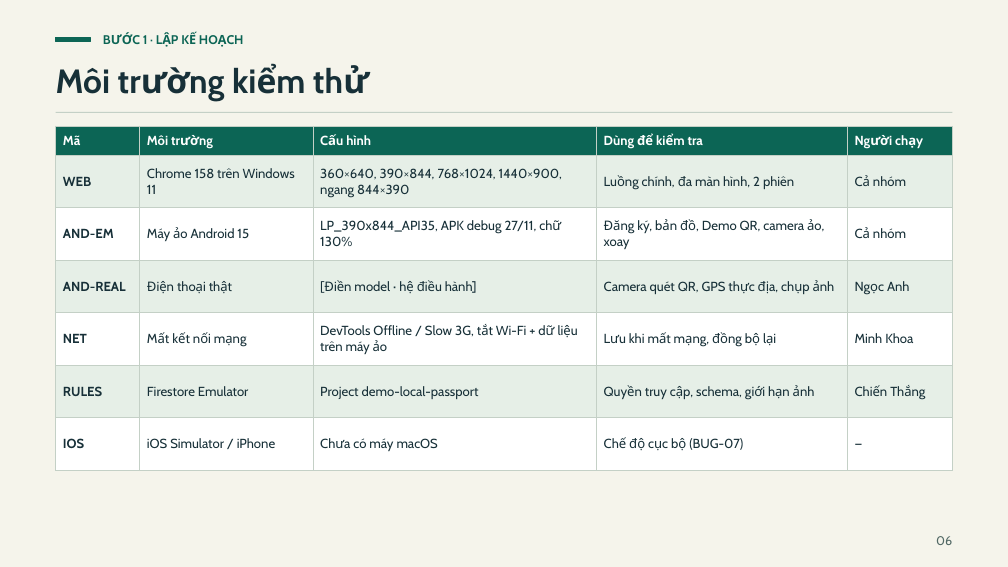
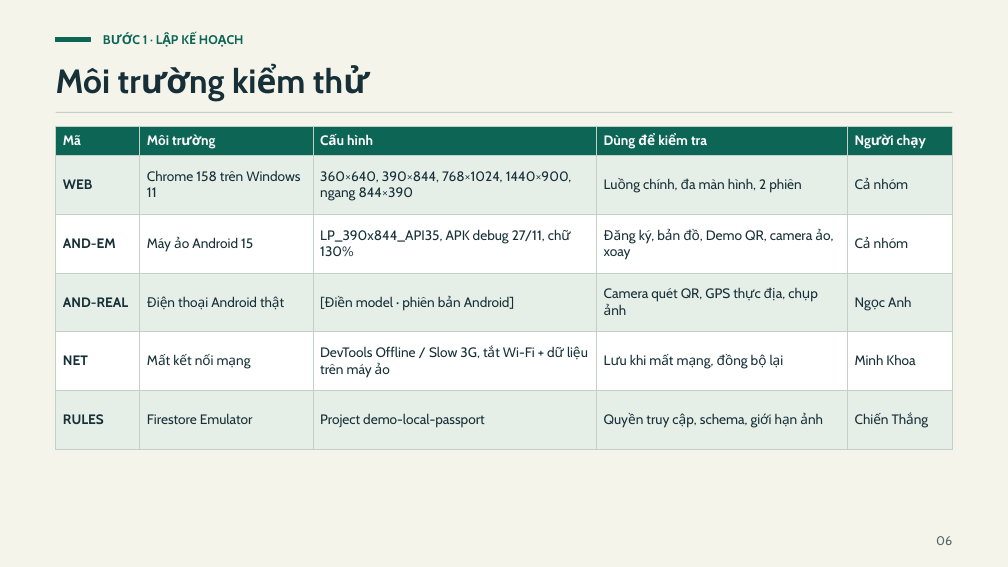
Before and after one commit to thangchien1607/local-passport, a slide deck: slide 6 of docs/testing/slide.pptx. Drawn at 1008x567 pixels with LibreOffice and Linux fonts; fonts in the diff are those of the drawing. Boxes give left, top, right and bottom in pixels: in the first picture for what was removed or moved away, otherwise in the second. Text is boxed around its words. In the diff, an @@ line names an element or a change of style, - is before the commit and + after.

Commit message:
docs(test): bỏ phạm vi iOS, chuyển ca đã chạy sang Pass và bỏ slide Hỏi đáp
- Bỏ môi trường iOS và lỗi BUG-07 khỏi bảng lỗi, slide và báo cáo; còn 11 lỗi
- Chuyển 10 ca Chưa chạy sang Pass theo xác nhận người kiểm thử; tổng 69 Pass, 10 Fail, 0 Chưa chạy
- Slide còn 28 trang, bỏ slide Hỏi đáp; sửa thẻ tình trạng lỗi và số liệu theo mức độ
- Thêm TOM-TAT-kiem-thu.md tóm tắt toàn bộ kết quả và việc còn lại
- Viết lại 05-huong-dan-chay-thu-cong.md thành danh sách việc còn lại để hoàn tất minh chứng

```diff
--- a/docs/testing/slide.pptx
+++ b/docs/testing/slide.pptx
@@ table at (56,126,953,450) @@
-row 4, column 2: Điện thoại thật
+row 4, column 2: Điện thoại Android thật
-row 4, column 3: [Điền model · hệ điều hành]
+row 4, column 3: [Điền model · phiên bản Android]
-row 7: IOS | iOS Simulator / iPhone | Chưa có máy macOS | Chế độ cục bộ (BUG-07) | —
```
Also in this commit, not shown: 18 other slides changed, 1 slide removed, 10 other files.
